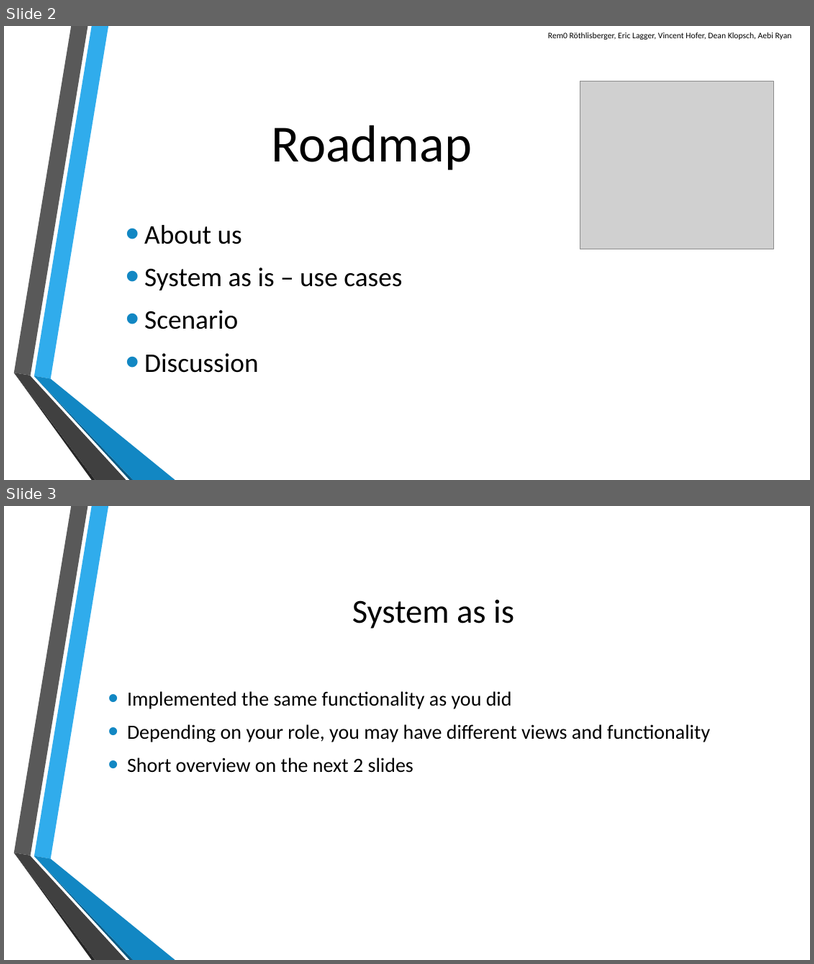
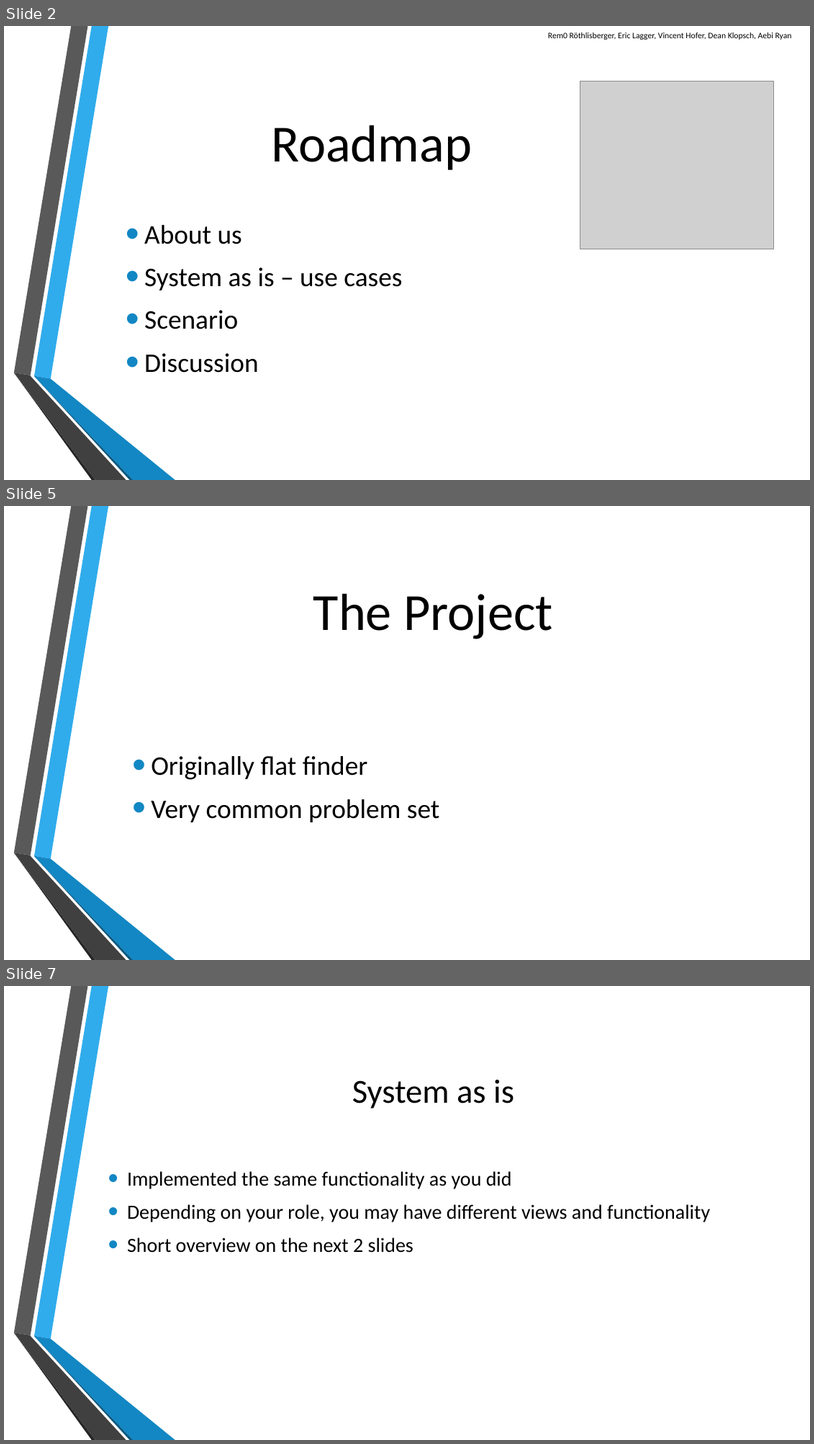
Before and after one commit to scg-unibe-ch/ese2016-team8, a slide deck: baseProject/presentation/Presentation-Team8.pptx. Shown one above the other, each under a label of ours: slides 2 and 3 before the commit, slides 2, 5 and 7 after it; the slides between them are not shown. The pictures are 814x964 and 814x1444 pixels, drawn with LibreOffice and Linux fonts; fonts in the diff are those of the drawing; grey boxes stand for pictures; background and template pictures are left out. Boxes give left, top, right and bottom in pixels: in the first picture for what was removed or moved away, otherwise in the second. Text is boxed around its words. In the diff, an @@ line names an element or a change of style, - is before the commit and + after.

```diff
--- a/baseProject/presentation/Presentation-Team8.pptx
+++ b/baseProject/presentation/Presentation-Team8.pptx
@@ slide 5 added at box(4, 506, 810, 960), background picture (left out); not listed: 6 template elements that a slide beside it also shows @@
@@ title added at box(314, 593, 553, 639), 62 pt, text #000000 @@
+The Project
@@ text added at box(151, 756, 440, 822), 32 pt, text #000000 @@
+• Originally flat finder
+• Very common problem set
@@ what was slide 3 is now slide 7 @@
```
Also in this commit, not shown: 3 other slides added.
